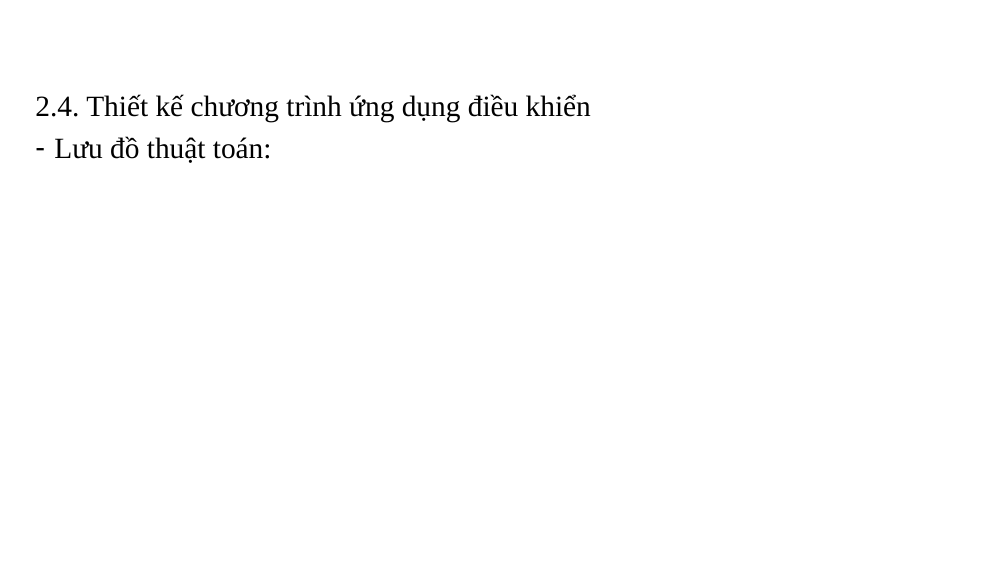
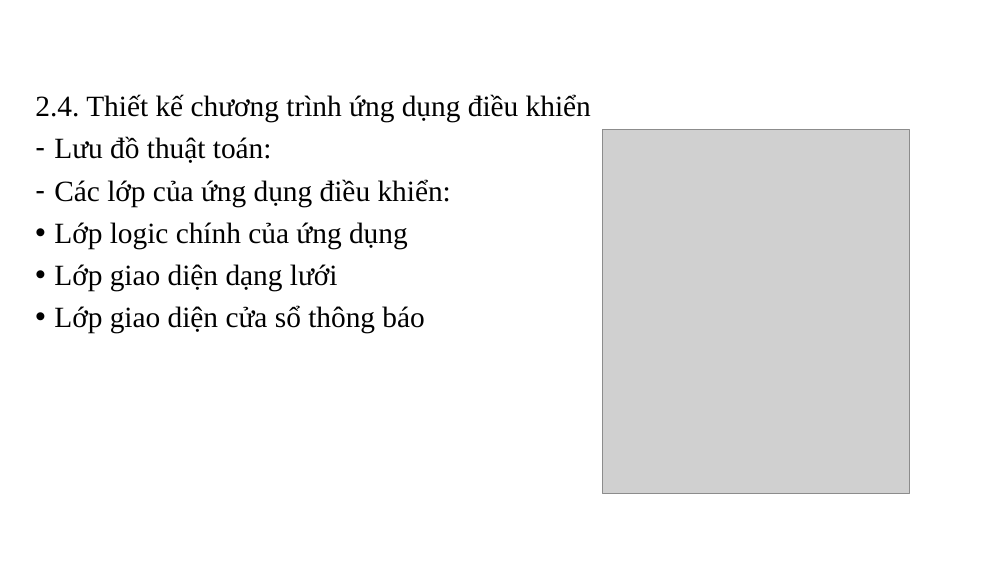
Before and after one commit to kurooroo/DATN, a slide deck: slide 21 of documents/20210111_NguyenTuanAnh_ppt.pptx. Drawn at 1008x567 pixels with LibreOffice and Linux fonts; fonts in the diff are those of the drawing; grey boxes stand for pictures; background and template pictures are left out. Boxes give left, top, right and bottom in pixels: in the first picture for what was removed or moved away, otherwise in the second. Text is boxed around its words. In the diff, an @@ line names an element or a change of style, - is before the commit and + after.

```diff
--- a/documents/20210111_NguyenTuanAnh_ppt.pptx
+++ b/documents/20210111_NguyenTuanAnh_ppt.pptx
@@ picture added at <box>603,130,910,494</box> @@
@@ text at <box>54,179,451,334</box>: paragraphs added @@
+– Các lớp của ứng dụng điều khiển:
+• Lớp logic chính của ứng dụng
+• Lớp giao diện dạng lưới
+• Lớp giao diện cửa sổ thông báo
```
Also in this commit, not shown: 12 other slides changed, 19 other files.
